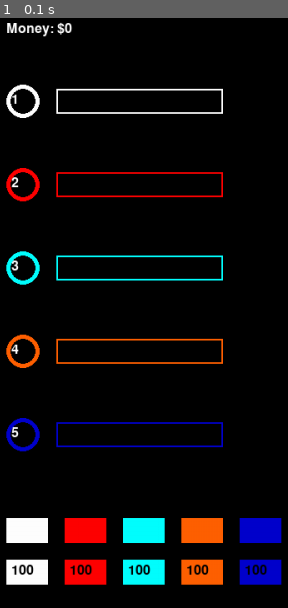
Above: before the commit, frame 1.
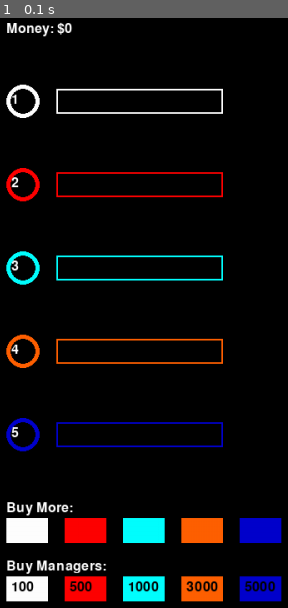
Above: after the commit, the same moment.

Repository: Nikhil-Singla/the-dev-dossier
Game: pygame game, started from game_dev/clickerTutorial_pygame.py
Same seed, same stepped clock (60 frames per second), same inputs: the game is played once before the commit and once after it.
Inputs:
- Up to frame 1 (0.1 s): no input

The runs differ from the first frame. In frame 1, 4.7% of the frame differs, in the area x 2-98%, y 82-99%.

Commit message:
Button use display

Diff:
--- a/game_dev/clickerTutorial_pygame.py
+++ b/game_dev/clickerTutorial_pygame.py
@@ -91,9 +91,9 @@
     color_cost = font.render(str(round(cost, 2)), True, black)
     screen.blit(color_cost, (x_coord+6, 350))
     if not owned:
-        managerButton = pygame.draw.rect(screen, color, [x_coord, 650, 50, 30])
+        managerButton = pygame.draw.rect(screen, color, [x_coord, 670, 50, 30])
         managerText = font.render(str(round(manCost, 2)), True, black)
-        screen.blit(managerText, (x_coord+6, 655))
+        screen.blit(managerText, (x_coord+6, 675))
     return color_button, managerButton
 
 gameState = True ## Game Running
@@ -121,13 +121,17 @@
     task4, length_Four, draw_Four = draw_Box(orange, 400, boxFour, draw_Four, length_Four, speed_Four)
     task5, length_Five, draw_Five = draw_Box(navy, 500, boxFive, draw_Five, length_Five, speed_Five)
     buy1, manBuy1 = newButton(white, 10, oneCost, manOneCost, manOneOwn)
-    buy2, manBuy2 = newButton(red, 80, oneCost, manOneCost, manOneOwn)
-    buy3, manBuy3 = newButton(aqua, 150, oneCost, manOneCost, manOneOwn)
-    buy4, manBuy4 = newButton(orange, 220, oneCost, manOneCost, manOneOwn)
-    buy5, manBuy5 = newButton(navy, 290, oneCost, manOneCost, manOneOwn)
+    buy2, manBuy2 = newButton(red, 80, twoCost, manTwoCost, manTwoOwn)
+    buy3, manBuy3 = newButton(aqua, 150, threeCost, manThreeCost, manThreeOwn)
+    buy4, manBuy4 = newButton(orange, 220, fourCost, manFourCost, manFourOwn)
+    buy5, manBuy5 = newButton(navy, 290, fiveCost, manFiveCost, manFiveOwn)
 
     display_score = font.render('Money: $'+str(round(score,2)), True, white, black)
     screen.blit(display_score, (10,5))
+    buyMore = font.render('Buy More: ', True, white)
+    screen.blit(buyMore, (10, 580))
+    buyMoreMan = font.render('Buy Managers: ', True, white)
+    screen.blit(buyMoreMan, (10, 650))
     pygame.display.flip() ## Update the content of the entire display
 
 pygame.quit() ## Uninitialize all pygame modules
